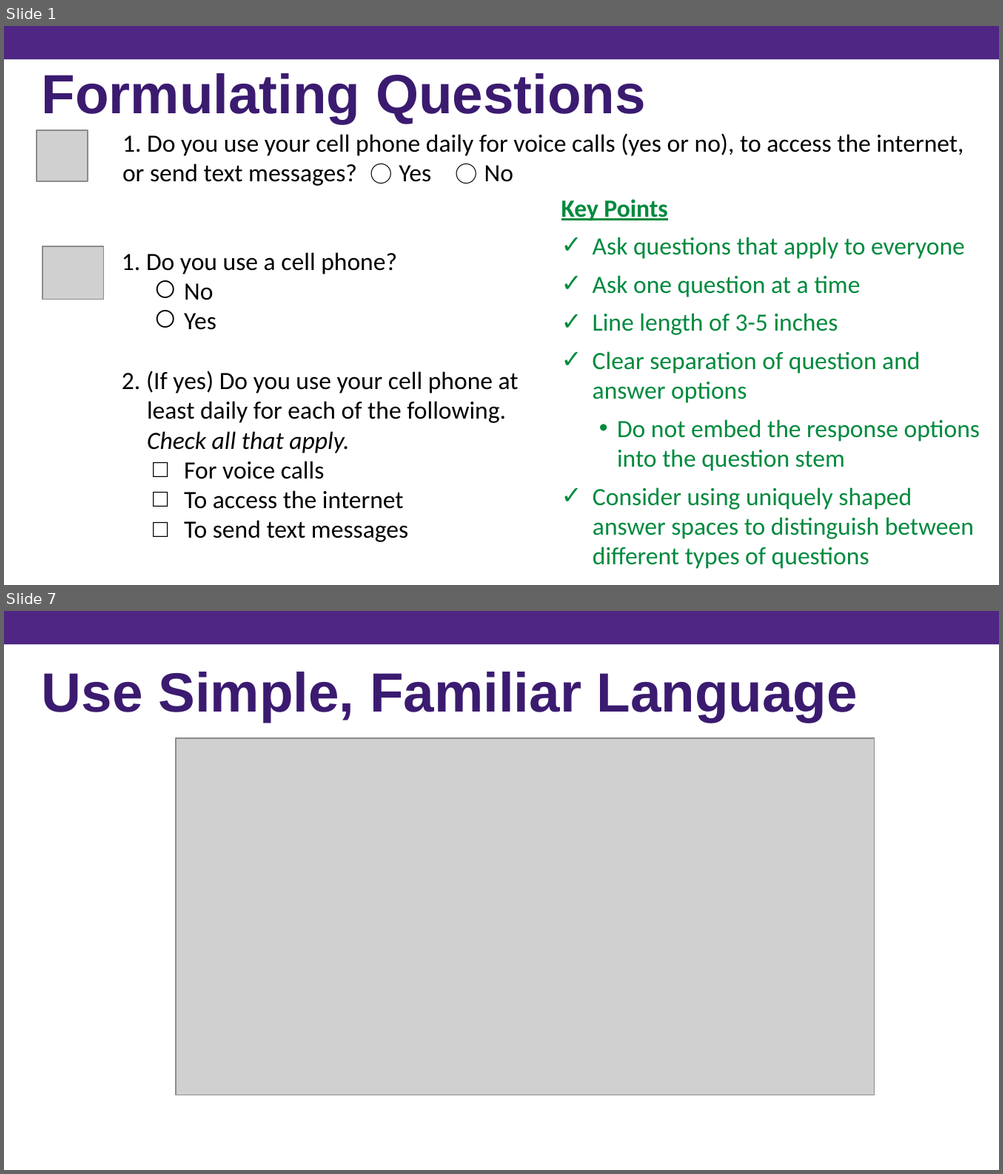
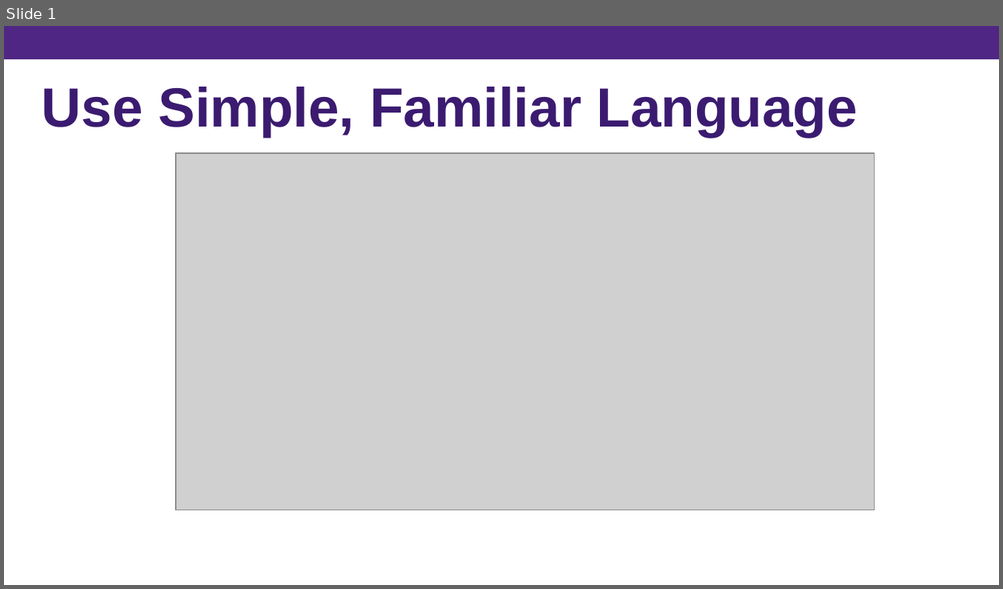
Before and after one commit to kpuka/SIMAH, a slide deck: images/posts/survey_design/Survey Design (PowerPoint) - Copy.pptx. Shown one above the other, each under a label of ours: slides 1 and 7 before the commit, slide 1 after it; the slides between them are not shown. The pictures are 1003x1174 and 1003x589 pixels, drawn with LibreOffice and Linux fonts; fonts in the diff are those of the drawing; grey boxes stand for pictures. Boxes give left, top, right and bottom in pixels: in the first picture for what was removed or moved away, otherwise in the second. Text is boxed around its words. In the diff, an @@ line names an element or a change of style, - is before the commit and + after.

```diff
--- a/images/posts/survey_design/Survey Design (PowerPoint) - Copy.pptx
+++ b/images/posts/survey_design/Survey Design (PowerPoint) - Copy.pptx
@@ slide 1 removed at box(4, 26, 999, 585), background #FFFFFF @@
@@ rectangle removed at box(4, 26, 999, 60) @@
@@ text removed at box(42, 73, 646, 124) @@
-Formulating Questions
@@ picture removed at box(37, 130, 88, 181) @@
@@ text removed at box(122, 133, 963, 186) @@
-1. Do you use your cell phone daily for voice calls (yes or no), to access the internet, or send text messages? ⃝ Yes ⃝ No
@@ text removed at box(561, 199, 979, 569) @@
-Key Points
-✓ Ask questions that apply to everyone
-✓ Ask one question at a time
-✓ Line length of 3-5 inches
-✓ Clear separation of question and answer options
-  • Do not embed the response options into the question stem
-✓ Consider using uniquely shaped answer spaces to distinguish between different types of questions
@@ picture removed at box(42, 247, 103, 300) @@
@@ text removed at box(122, 252, 518, 543) @@
-1. Do you use a cell phone?
-⃝ No
-⃝ Yes
-2. (If yes) Do you use your cell phone at least daily for each of the following. Check all that apply.
-□ For voice calls
-□ To access the internet
-□ To send text messages
@@ rectangle removed at box(4, 511, 999, 585) @@
@@ what was slide 7 is now slide 1 @@
```
Also in this commit, not shown: 5 other slides removed, 2 other files.
